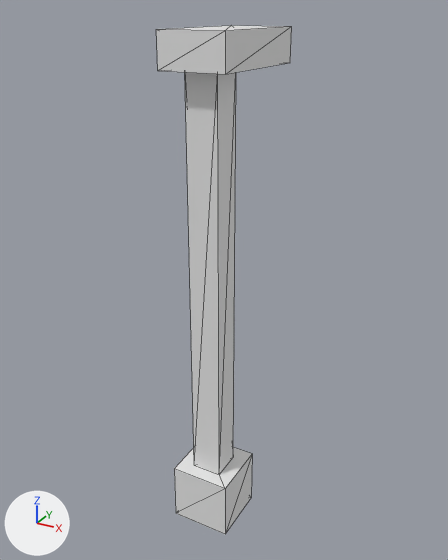
The OBJ model data/models/streetlight.obj: old version first, new version second.
Rendered twice from a camera (50 mm lens) standing at (4.34, -7.52, 8.25) and looking at (-0.1, 0.55, 4.22). Every picture has the same lights, and +X, +Y and +Z are marked at lower left. Mesh edges are drawn as thin lines. Where no turn or scale is listed for an object, it has been applied to the vertices.

The first picture shows 'Pole'.
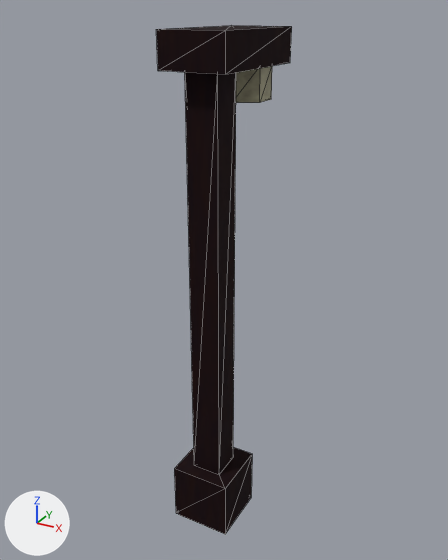
Commit message: update streetlight assets

Location of each change, (x1, y1, x2, y2) in pixels of the pictures (448 x 560 px):
'Pole', recoloured (grey to black)
    both: (156, 25, 292, 534)
'Bulb', added (yellow)
    after: (236, 66, 272, 103)

The change, as a diff of the scene's bpy script:
```diff
--- a/data/models/streetlight.obj.py
+++ b/data/models/streetlight.obj.py
@@ img_polealbedo_png @@
+img_polealbedo_png = load_image('poleAlbedo.png', 'texture_maps/poleAlbedo.png', 1024, 1024, 'sRGB')
@@ img_polespecular_png @@
+img_polespecular_png = load_image('poleSpecular.png', 'texture_maps/poleSpecular.png', 1024, 1024, 'sRGB')
@@ img_bulbalbedo_png @@
+img_bulbalbedo_png = load_image('bulbAlbedo.png', 'texture_maps/bulbAlbedo.png', 1024, 1024, 'sRGB')
@@ mat_iron @@
+mat_iron = bpy.data.materials.new('Iron')
+# uses the picture img_polealbedo_png
+# uses the picture img_polespecular_png
@@ mat_weatheredplastic @@
+mat_weatheredplastic = principled_material('WeatheredPlastic')
+mat_weatheredplastic.texture = img_bulbalbedo_png
@@ me_pole @@
 me_pole.from_pydata(...)  # 24 vertices, 36 faces; spans x -0.5..0.5, y -0.5..1.5, z 0.0..8.0
-me_pole.materials.append(mat_ironmaterial)  # white #e7e7e7
+me_pole.materials.append(mat_iron)
@@ me_bulb @@
+me_bulb.from_pydata(...)  # a 6-sided cylinder along z spanning x -0.346..0.346, y 0.6..1.4, z 7.0..7.5
+me_bulb.materials.append(mat_weatheredplastic)  # picture img_bulbalbedo_png
@@ ob_bulb @@
+ob_bulb = bpy.data.objects.new('Bulb', me_bulb)
+ob_bulb.location = (0.0, 0.0, 0.0)
```
